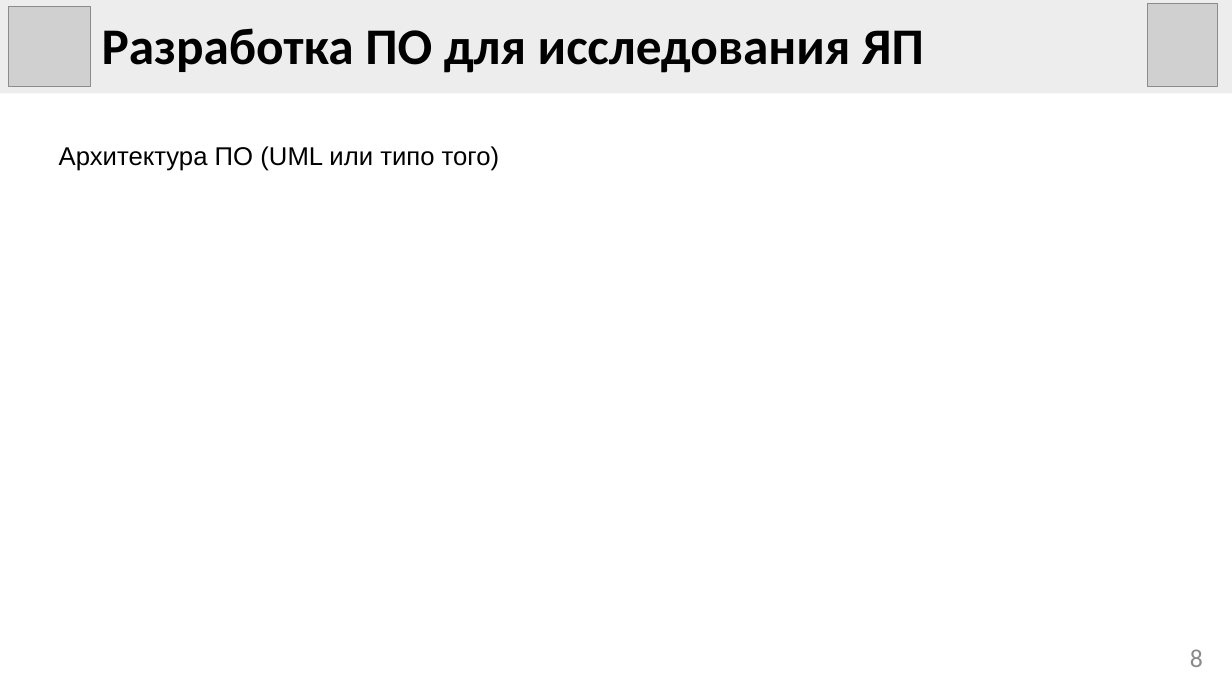
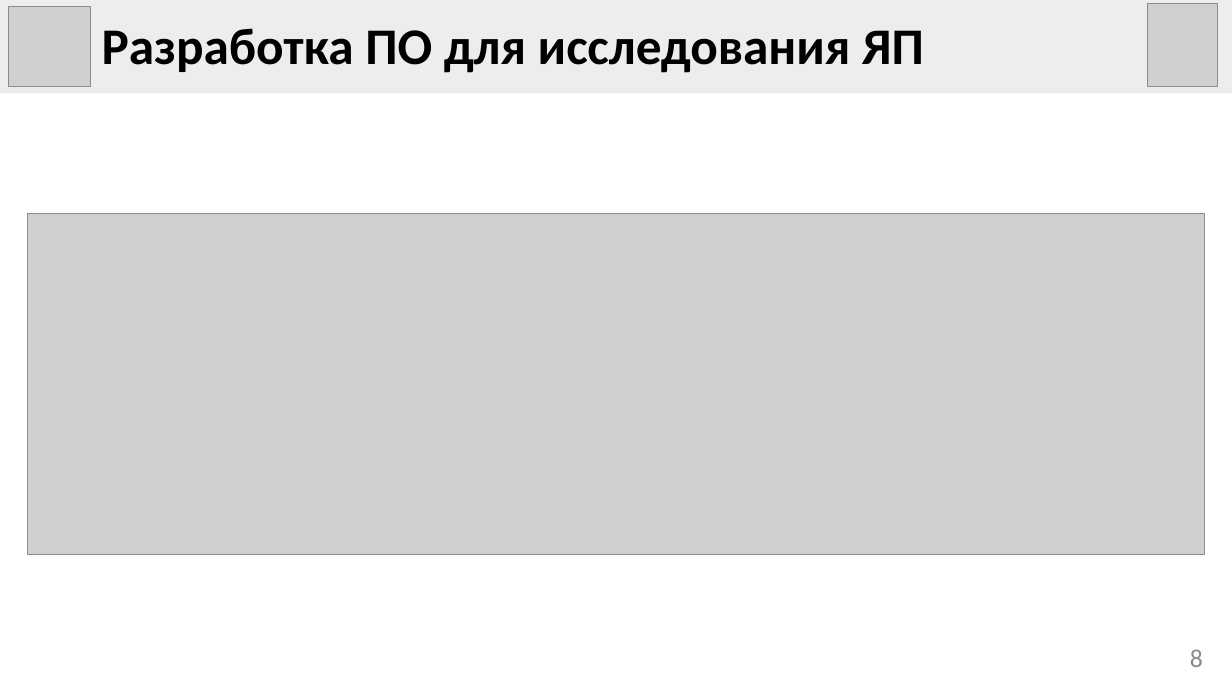
Before and after one commit to eleven5150/mips-emulation, a slide deck: slide 8 of docs/presentation/presentation.pptx. Drawn at 1232x693 pixels with LibreOffice and Linux fonts; fonts in the diff are those of the drawing; grey boxes stand for pictures. Boxes give left, top, right and bottom in pixels: in the first picture for what was removed or moved away, otherwise in the second. Text is boxed around its words. In the diff, an @@ line names an element or a change of style, - is before the commit and + after.

```diff
--- a/docs/presentation/presentation.pptx
+++ b/docs/presentation/presentation.pptx
@@ text removed at (59, 146, 499, 171) @@
-Архитектура ПО (UML или типо того)
@@ picture added at (28, 213, 1204, 555) @@
```
Also in this commit, not shown: 2 other files.
